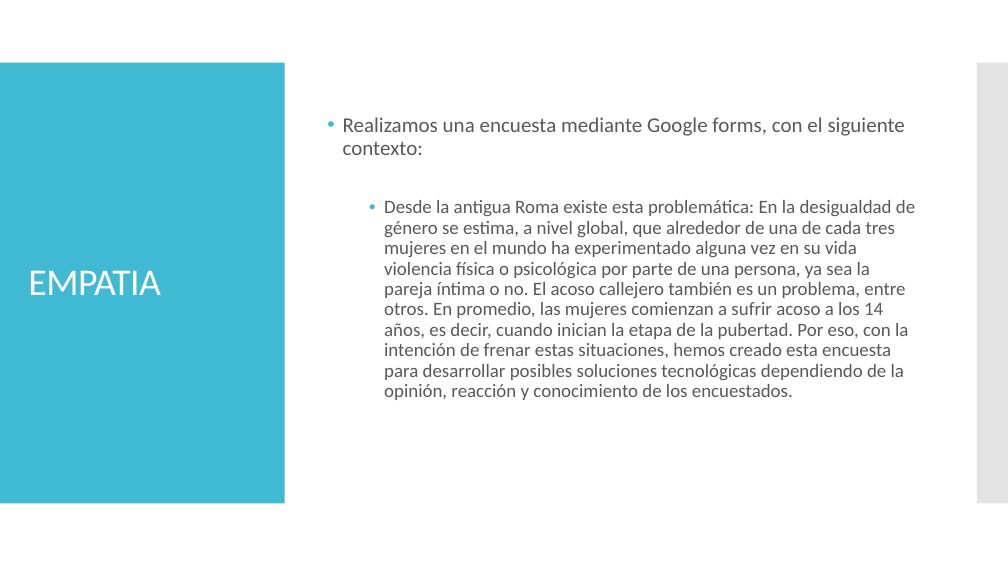
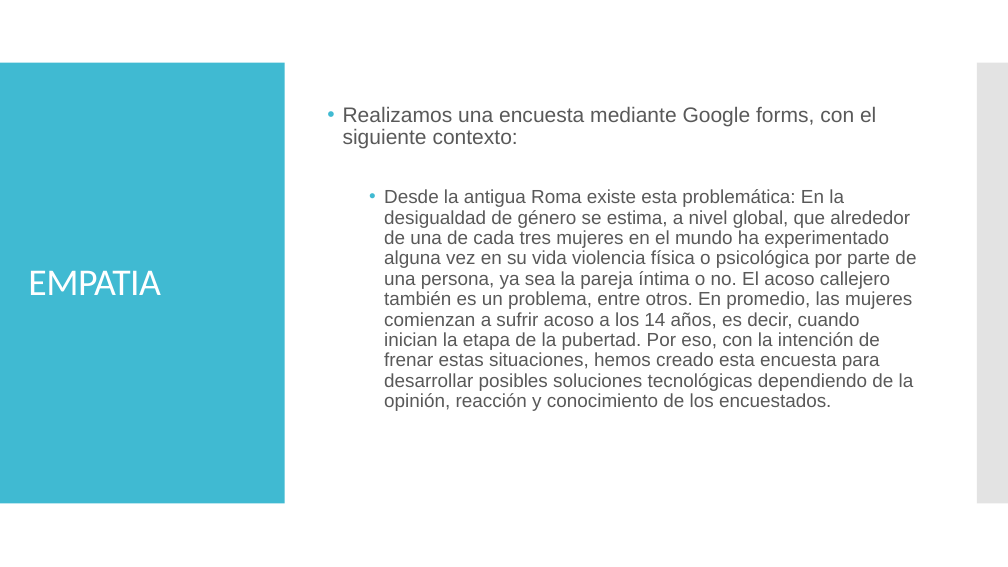
Before and after one commit to claudio-cordova-estrada/hackathon, a slide deck: slide 2 of Presentacion/Design_Thinking.pptx. Drawn at 1008x567 pixels with LibreOffice and Linux fonts; fonts in the diff are those of the drawing. Boxes give left, top, right and bottom in pixels: in the first picture for what was removed or moved away, otherwise in the second. Text is boxed around its words. In the diff, an @@ line names an element or a change of style, - is before the commit and + after.

```diff
--- a/Presentacion/Design_Thinking.pptx
+++ b/Presentacion/Design_Thinking.pptx
@@ text "Realizamos una encuesta mediante Google ..." at <box>343,107,916,411</box>: font Calibri to Arial @@
```
Also in this commit, not shown: 5 other slides changed, 3 slides added, 2 slides removed.
